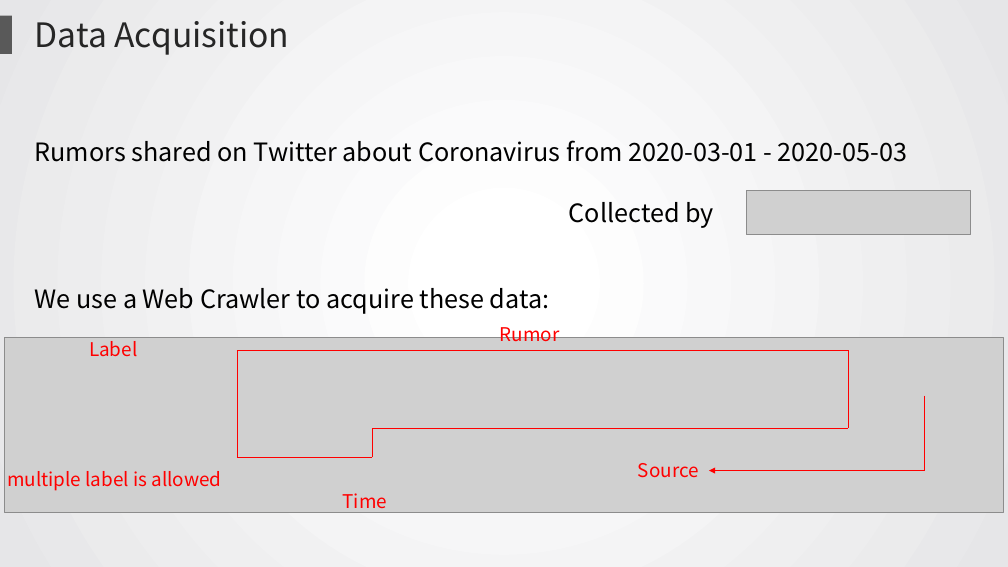
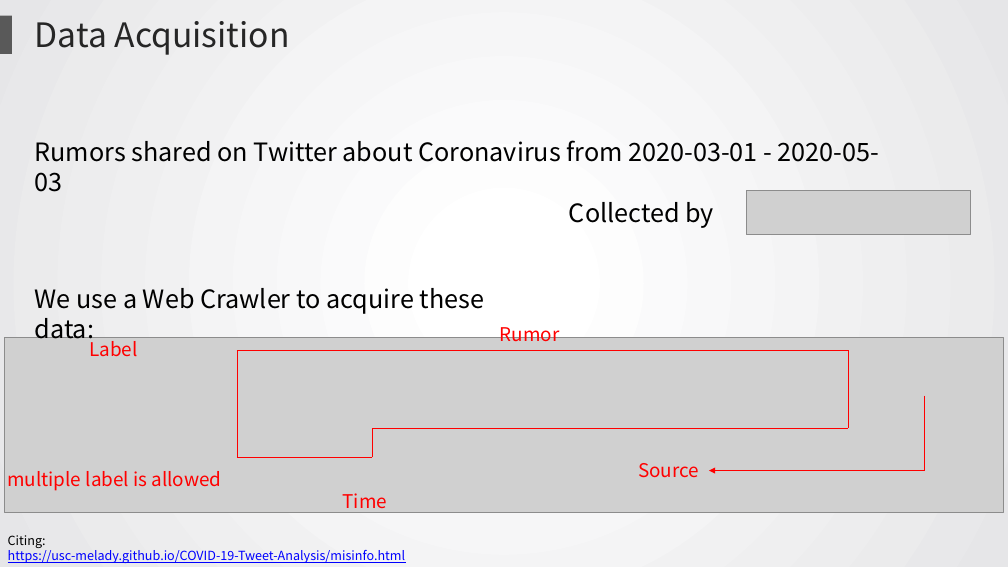
Before and after one commit to wolvestotem/Rumor-Detection, a slide deck: slide 7 of 580presentation.pptx. Drawn at 1008x567 pixels with LibreOffice and Linux fonts; fonts in the diff are those of the drawing; grey boxes stand for pictures. Boxes give left, top, right and bottom in pixels: in the first picture for what was removed or moved away, otherwise in the second. Text is boxed around its words. In the diff, an @@ line names an element or a change of style, - is before the commit and + after.

```diff
--- a/580presentation.pptx
+++ b/580presentation.pptx
@@ text "Rumors shared on Twitter about ..." rewrapped from (35,140,907,162) to (35,140,879,162) @@
@@ text "We use a Web Crawler ..." rewrapped from (35,288,550,314) to (35,288,485,345) @@
@@ text added at (8,535,405,563), 12 pt, text #0000FF, underline @@
+Citing:
+https://usc-melady.github.io/COVID-19-Tweet-Analysis/misinfo.html
```
Also in this commit, not shown: 15 other slides changed, 5 slides added, 2 slides removed.
